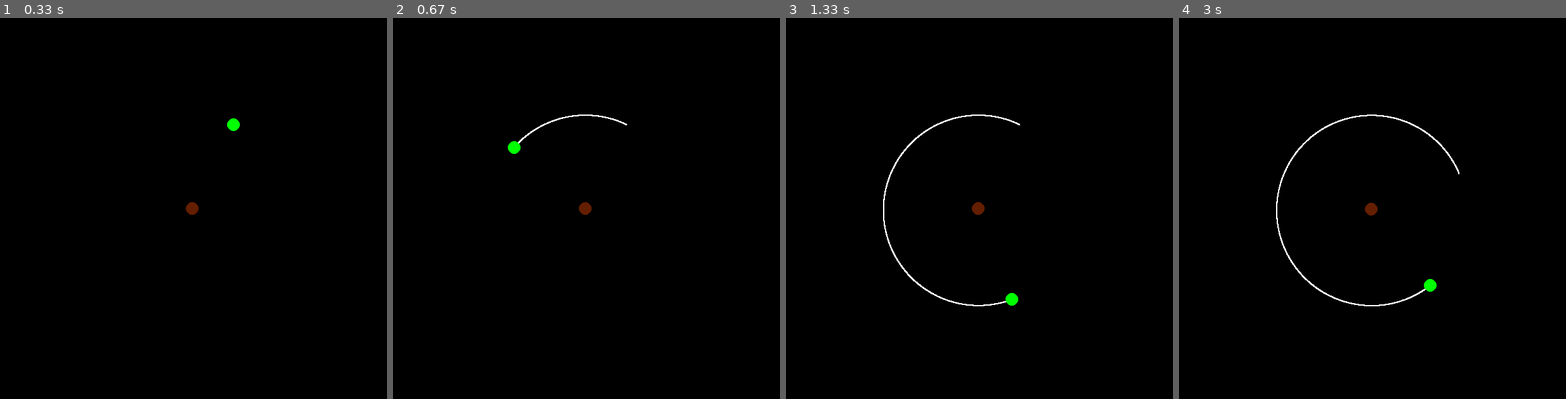
Above: before the commit, frames 1-4 (left to right).
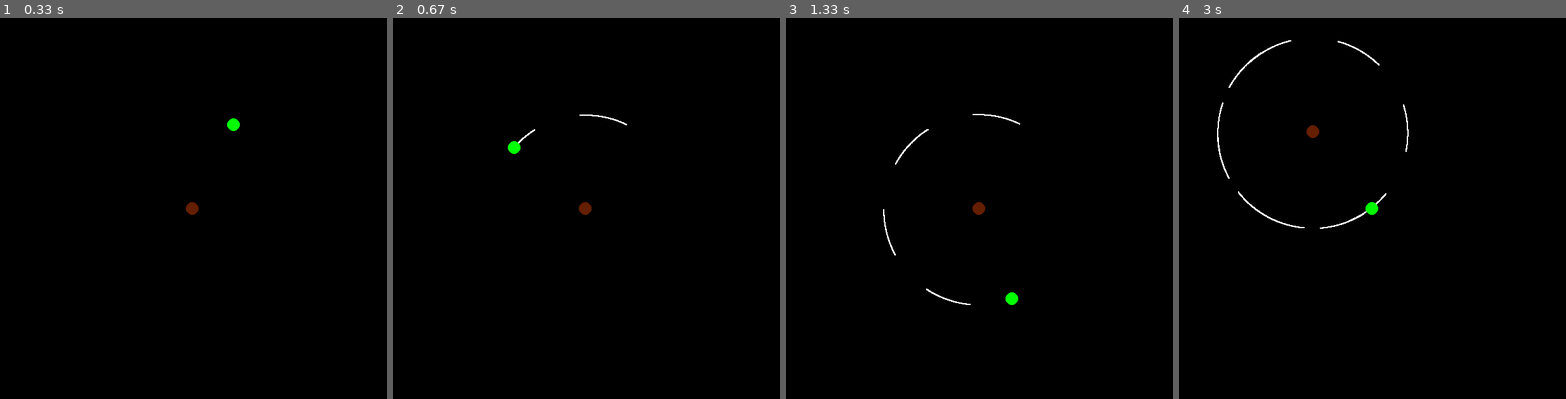
Above: after the commit, the same moments.

Repository: Dark-Cyan/Computational-Physics
Game: pygame game, started from Unit 2/OrbitalMechanics/main.py
Two runs of this game, one before a commit and one after it. Both use one fixed random seed, a clock stepped at 60 frames per second and the inputs below.
Inputs:
- Up to frame 1 (0.33 s): no input
- Up to frame 2 (0.67 s): tap Space at 0.33 s
- Up to frame 3 (1.33 s): hold Right 0.67-1.13 s; tap Space at 0.73, 1.03, 1.23 s; hold Right from 1.17 s (still down)
- Up to frame 4 (3 s): tap Space at 1.53, 1.73, 2.03, 2.3, 2.6, 2.73 s; release Right at 1.63 s; hold Left 1.67-2.2 s; hold Left 2.23-2.63 s; hold Right from 2.67 s (still down)

Frame 1 is identical in both runs. In frame 2, less than 0.1% of the frame differs, in the area x 36-49%, y 25-30%; in frame 3, 0.3%; in frame 4, 1.2%, in the area x 9-73%, y 5-76%.

Commit message:
Finished Shifting Planetary View

Diff:
--- a/Unit 2/OrbitalMechanics/graphics.py
+++ b/Unit 2/OrbitalMechanics/graphics.py
@@ -3,6 +3,10 @@
 import physics as phys
 
 scale=1E-9 #how many pixels are in a meter
+
+centerx=0
+centery=0
+
 focusx=0
 focusy=0
 focusNum=0
@@ -11,42 +15,44 @@
 
     global screen
     global clock
-    global focusx, focusy
+    global centerx, centery, focusx, focusy
     pg.init()
     screen=pg.display.set_mode((w,h))
     pg.display.set_caption("Projectiles")
     clock=pg.time.Clock()
+    centerx=screen.get_width()/2
+    centery=screen.get_height()/2
     focusx=screen.get_width()/2
     focusy=screen.get_height()/2
 
 def background():
     screen.fill((0, 0, 0))
 
-#def fixFocus():
-#    global focusNum
-#    if focusNum < 0:
-#        focusNum = len(list) - focusNum
-#    focusNum %= len(list) + 1
+def fixFocus(list):
+    global focusNum
+    if focusNum < 0:
+        focusNum = len(list)
+    focusNum %= len(list) + 1
 
-#def shiftFocus(list):
-#    global focusx, focusy, focusNum
-#    fixFocus()
-#    if focusNum == 0:
-#        focusx=screen.get_width()/2
-#        focusy=screen.get_height()/2
-#    else:
-#        focusx = list[focusNum].pos.x
-#        focusy = list[focusNum].pos.y
+def shiftFocus(list):
+    global focusx, focusy, focusNum
+    fixFocus(list)
+    if focusNum == 0:
+        focusx=screen.get_width()/2
+        focusy=screen.get_height()/2
+    else:
+        focusx = list[focusNum-1].pos.x
+        focusy = list[focusNum-1].pos.y
 
 def render(list):
-    #shiftFocus(list)
+    shiftFocus(list)
     background()
     for i in range(len(list)):
         for j in range(list[i].recpos.qsize()):
             current = list[i].recpos.get()
             list[i].recpos.put(current)
-            pg.draw.circle(screen,(255,255,255),(scale*current.x+focusx,focusy-scale*current.y),1)
-        pg.draw.circle(screen,list[i].color,(scale*list[i].pos.x+focusx,focusy-scale*list[i].pos.y),list[i].r/10)
+            pg.draw.circle(screen,(255,255,255),(scale*(current.x-focusx)+centerx,centery-scale*(current.y-focusy)),1)
+        pg.draw.circle(screen,list[i].color,(scale*(list[i].pos.x-focusx)+centerx,centery-scale*(list[i].pos.y-focusy)),list[i].r/10)
     pg.display.flip()
 
 def frameRate(a):
--- a/Unit 2/OrbitalMechanics/physics.py
+++ b/Unit 2/OrbitalMechanics/physics.py
@@ -35,7 +35,7 @@
                 acc=forces[i]/list[i].m
                 list[i].vec+=acc*dt
                 list[i].pos+=list[i].vec*dt
-                if t % dt * 1000 < dt*200:
+                if (t%(dt*500)<dt*250):
                     list[i].recpos.put(list[i].pos)
                 if (list[i].recpos.qsize() > 2500):
                     list[i].recpos.get()
